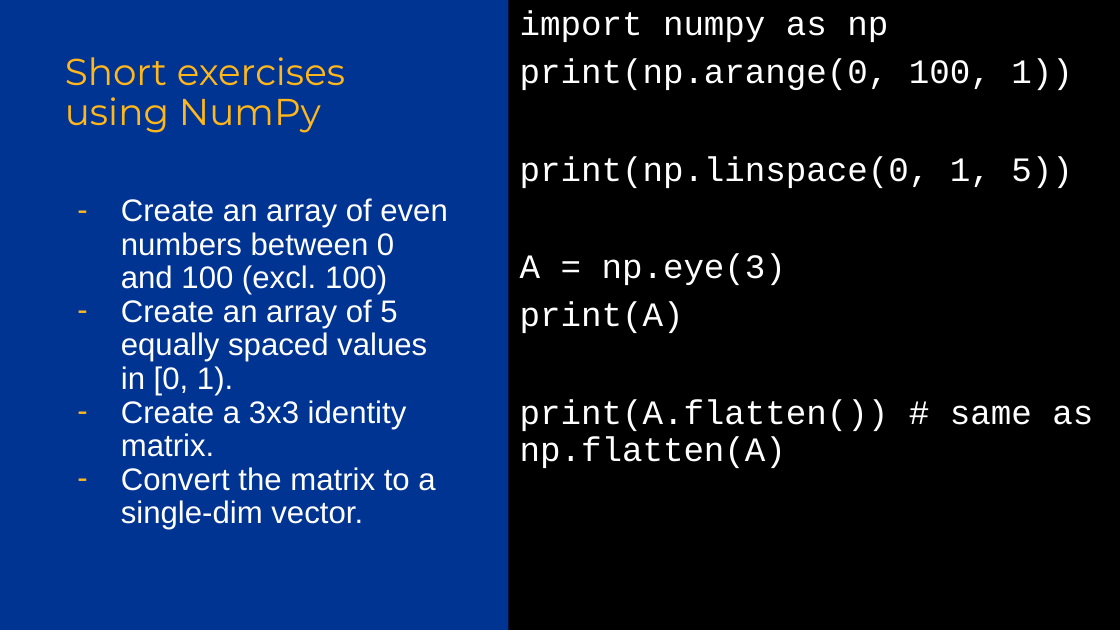
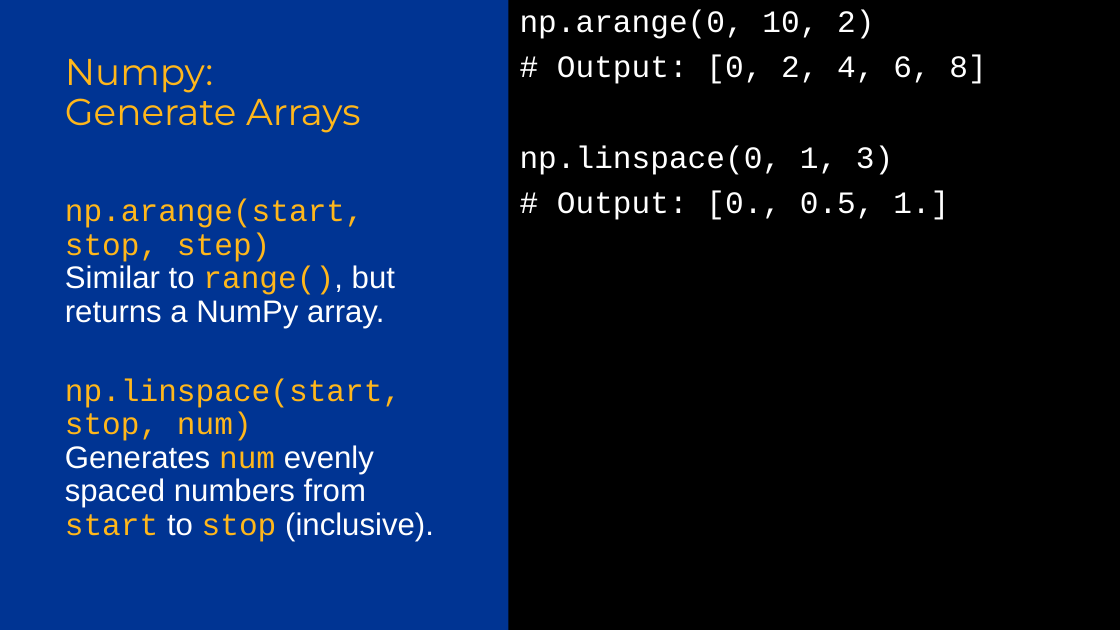
Before and after one commit to Pitt-INFORMS/workshops, a slide deck: slide 16 of python/2024/Python Workshop 2.pptx (slide 17 before the commit). Drawn at 1120x630 pixels with LibreOffice and Linux fonts; fonts in the diff are those of the drawing; background and template pictures are left out. Boxes give left, top, right and bottom in pixels: in the first picture for what was removed or moved away, otherwise in the second. Text is boxed around its words. In the diff, an @@ line names an element or a change of style, - is before the commit and + after.

```diff
--- a/python/2024/Python Workshop 2.pptx
+++ b/python/2024/Python Workshop 2.pptx
@@ text at [520,10,986,220]: text changed; size 22 to 20 pt @@
-import numpy as np
-print(np.arange(0, 100, 1))
-print(np.linspace(0, 1, 5))
-A = np.eye(3)
-print(A)
-print(A.flatten()) # same as np.flatten(A)
+np.arange(0, 10, 2)
+# Output: [0, 2, 4, 6, 8]
+np.linspace(0, 1, 3)
+# Output: [0., 0.5, 1.]
@@ title at [65,59,361,133]: text changed @@
-Short exercises using NumPy
+Numpy:
+Generate Arrays
@@ text at [65,199,434,542]: text changed @@
-– Create an array of even numbers between 0 and 100 (excl. 100)
-– Create an array of 5 equally spaced values in [0, 1).
-– Create a 3x3 identity matrix.
-– Convert the matrix to a single-dim vector.
+np.arange(start, stop, step)
+Similar to range(), but returns a NumPy array.
+np.linspace(start, stop, num)
+Generates num evenly spaced numbers from start to stop (inclusive).
```
Also in this commit, not shown: 26 other slides changed, 42 slides added, 8 slides removed.
